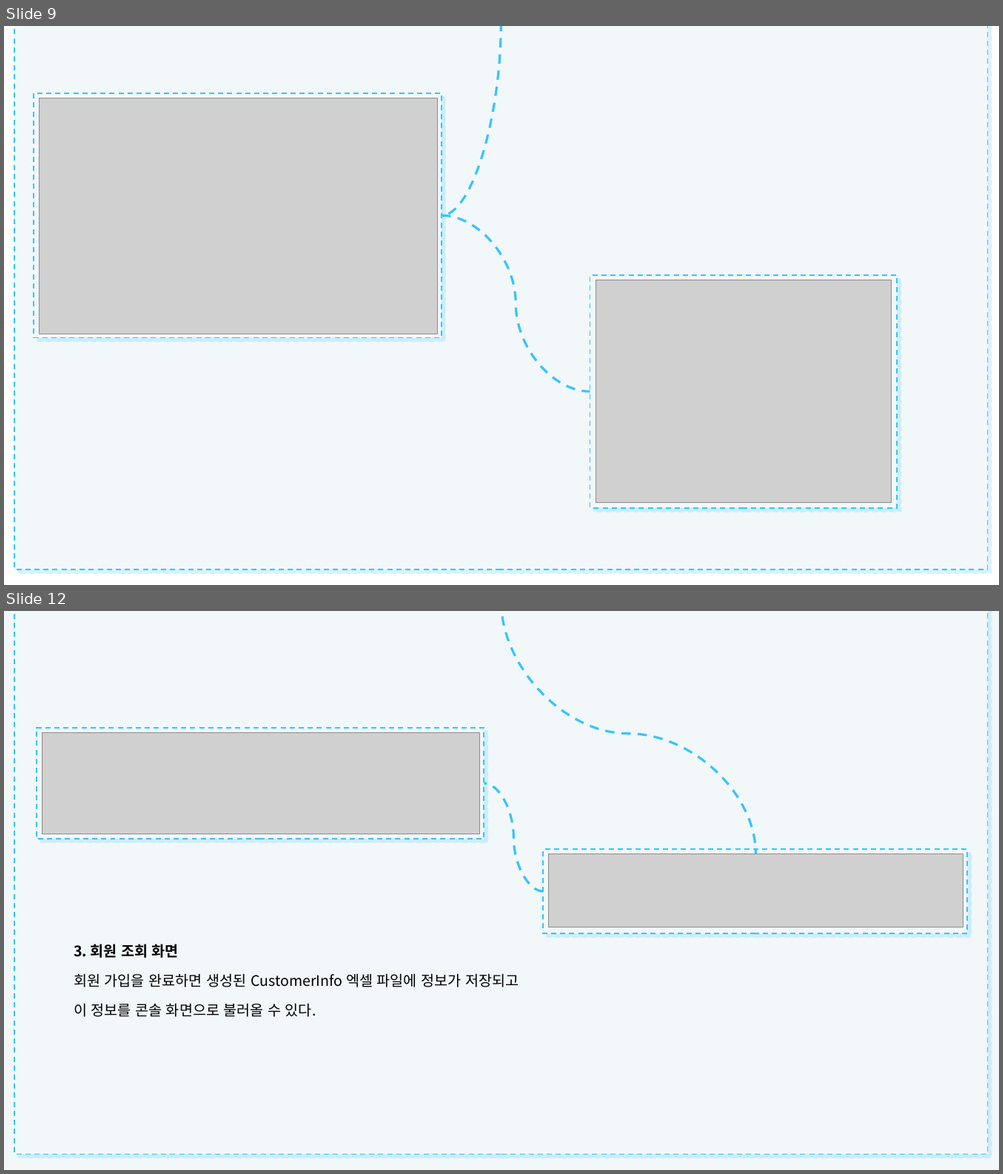
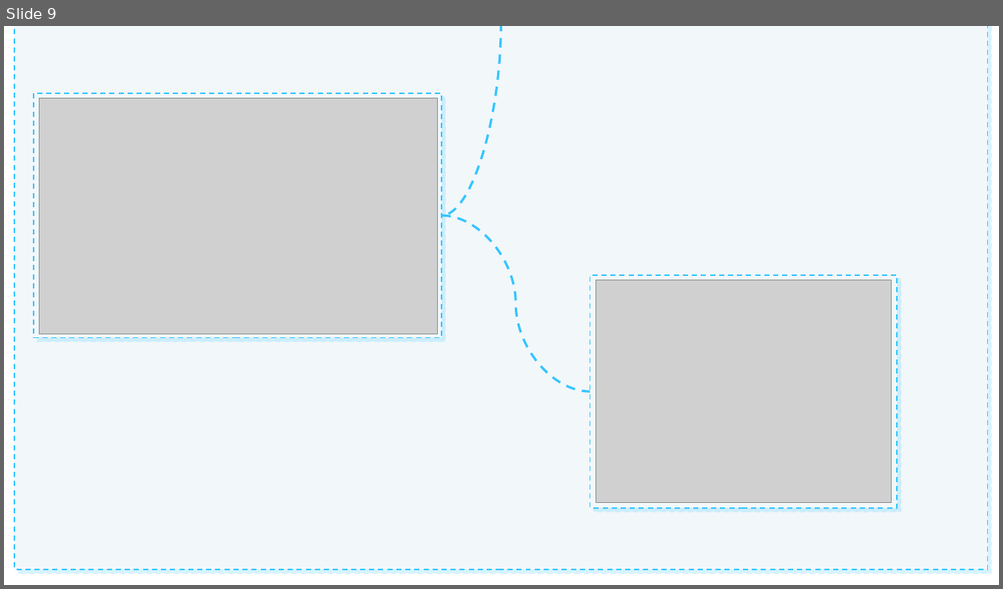
Before and after one commit to 4Mandoos/experiencedPOI, a slide deck: POITest/presentation/2조 POI라이브러리.pptx. Shown one above the other, each under a label of ours: slides 9 and 12 before the commit, slide 9 after it; the slides between them are not shown. The pictures are 1003x1174 and 1003x589 pixels, drawn with LibreOffice and Linux fonts; fonts in the diff are those of the drawing; grey boxes stand for pictures. Boxes give left, top, right and bottom in pixels: in the first picture for what was removed or moved away, otherwise in the second. Text is boxed around its words. In the diff, an @@ line names an element or a change of style, - is before the commit and + after.

```diff
--- a/POITest/presentation/2조 POI라이브러리.pptx
+++ b/POITest/presentation/2조 POI라이브러리.pptx
@@ slide 12 removed at (x1=4, y1=611, x2=999, y2=1170), background #F2F7FA @@
@@ rectangle removed at (x1=14, y1=611, x2=987, y2=1155) @@
@@ curved line removed from (501, 611) to (755, 854) @@
@@ rectangle removed at (x1=36, y1=728, x2=484, y2=840) @@
@@ picture removed at (x1=42, y1=733, x2=480, y2=834) @@
@@ curved line removed from (543, 891) to (484, 783) @@
@@ rectangle removed at (x1=543, y1=850, x2=967, y2=934) @@
@@ picture removed at (x1=549, y1=854, x2=964, y2=928) @@
@@ text removed at (x1=74, y1=944, x2=518, y2=1017) @@
-3. 회원 조회 화면
-회원 가입을 완료하면 생성된 CustomerInfo 엑셀 파일에 정보가 저장되고
-이 정보를 콘솔 화면으로 불러올 수 있다.
```
Also in this commit, not shown: 8 slides changed, 4 slides added, 1 other slide removed.
